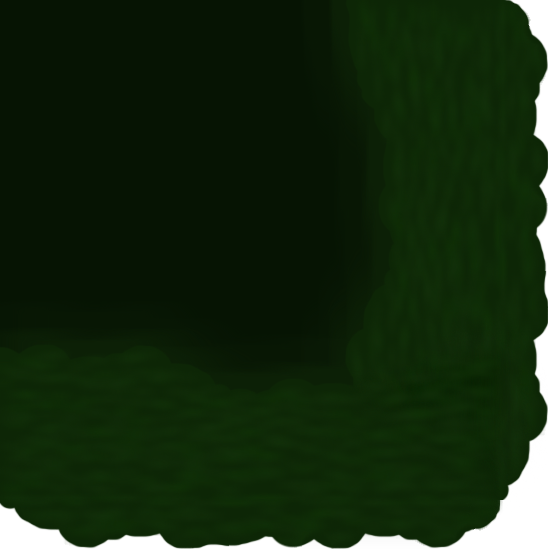
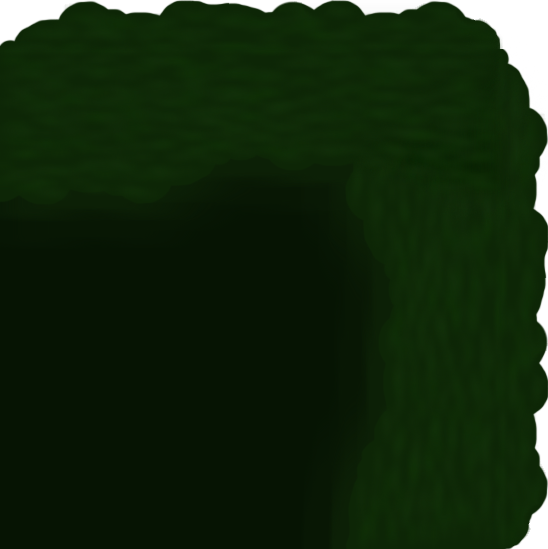
Before/after of a w=548, h=549 layered artwork. What changed in the layer stack:
painted on "HighlightsTop" (1st of 2, in "GrassTile") over [0, 0, 500, 549]
painted on "Grass" (1st of 2, in "GrassTile") over [0, 0, 548, 549]
painted on "HighlightsTop" (2nd of 2, in "GrassTile") over [345, 0, 548, 549]
painted on "Grass" (2nd of 2, in "GrassTile") over [342, 0, 548, 549]
painted on "GrassShadow1" (1st of 2, in "GrassTile") over [0, 66, 500, 483]
painted on "GrassShadow2" (1st of 2, in "GrassTile") over [0, 96, 500, 453]
painted on "GrassShadow1" (2nd of 2, in "GrassTile") over [325, 0, 482, 549]
painted on "GrassShadow2" (2nd of 2, in "GrassTile") over [295, 0, 452, 549]
painted on "UnderGrass" over [0, 0, 500, 549]
